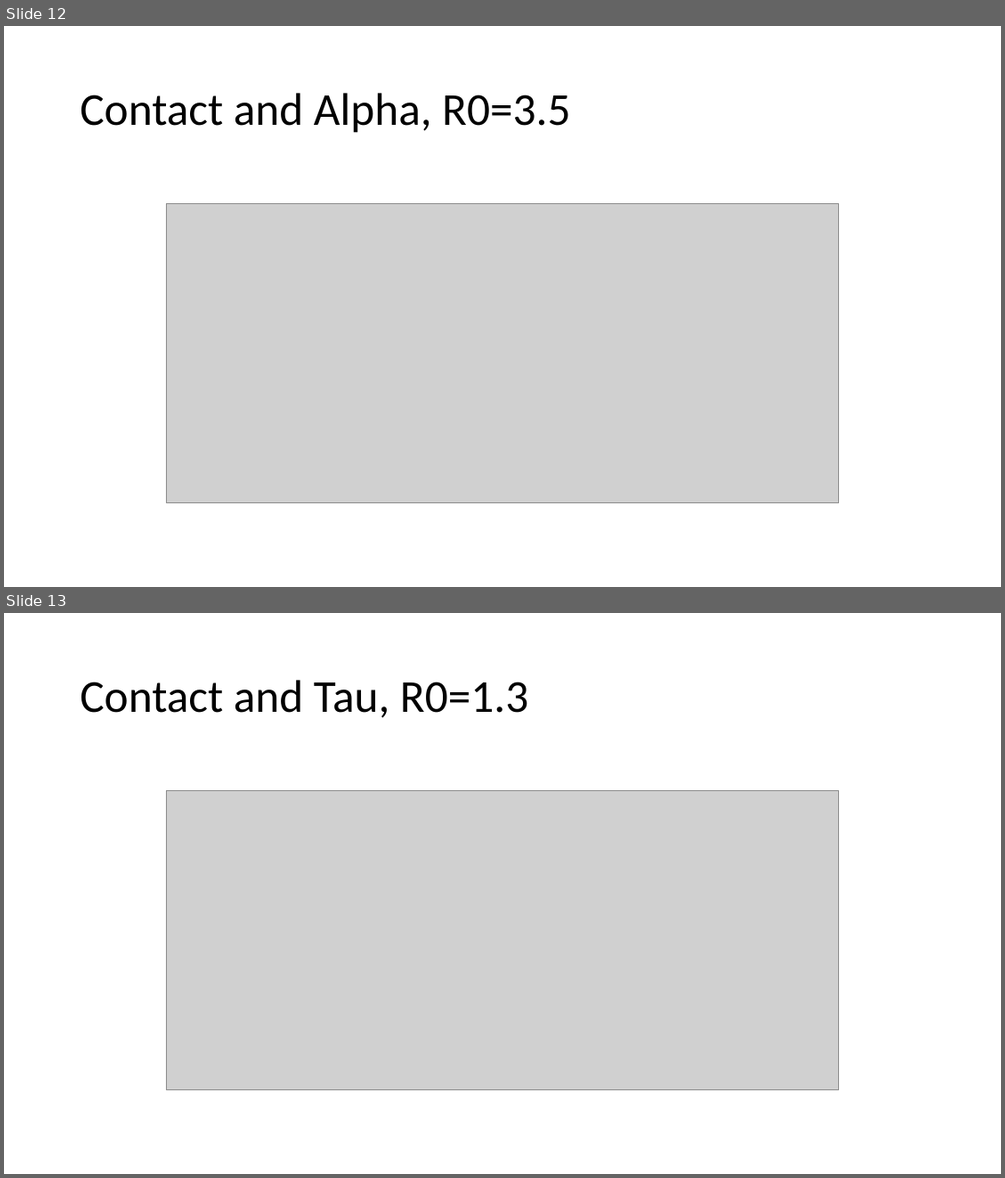
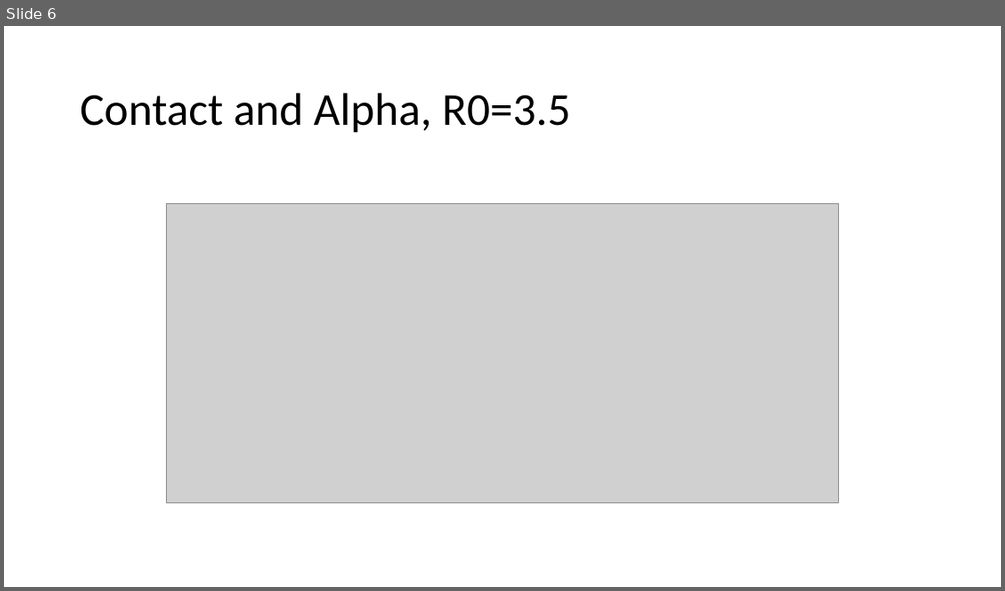
Before and after one commit to asbeagle/newGEM_SIR, a slide deck: someplotz.pptx. Shown one above the other, each under a label of ours: slides 12 and 13 before the commit, slide 6 after it. The pictures are 1005x1178 and 1005x591 pixels, drawn with LibreOffice and Linux fonts; fonts in the diff are those of the drawing; grey boxes stand for pictures. Boxes give left, top, right and bottom in pixels: in the first picture for what was removed or moved away, otherwise in the second. Text is boxed around its words. In the diff, an @@ line names an element or a change of style, - is before the commit and + after.

```diff
--- a/someplotz.pptx
+++ b/someplotz.pptx
@@ slide 13 removed at [4,613,1001,1174], background #FFFFFF @@
@@ title removed at [80,680,528,718] @@
-Contact and Tau, R0=1.3
@@ picture removed at [166,791,840,1090] @@
@@ what was slide 12 is now slide 6 @@
```
Also in this commit, not shown: 3 slides changed, 5 other slides removed, 1 other file.
